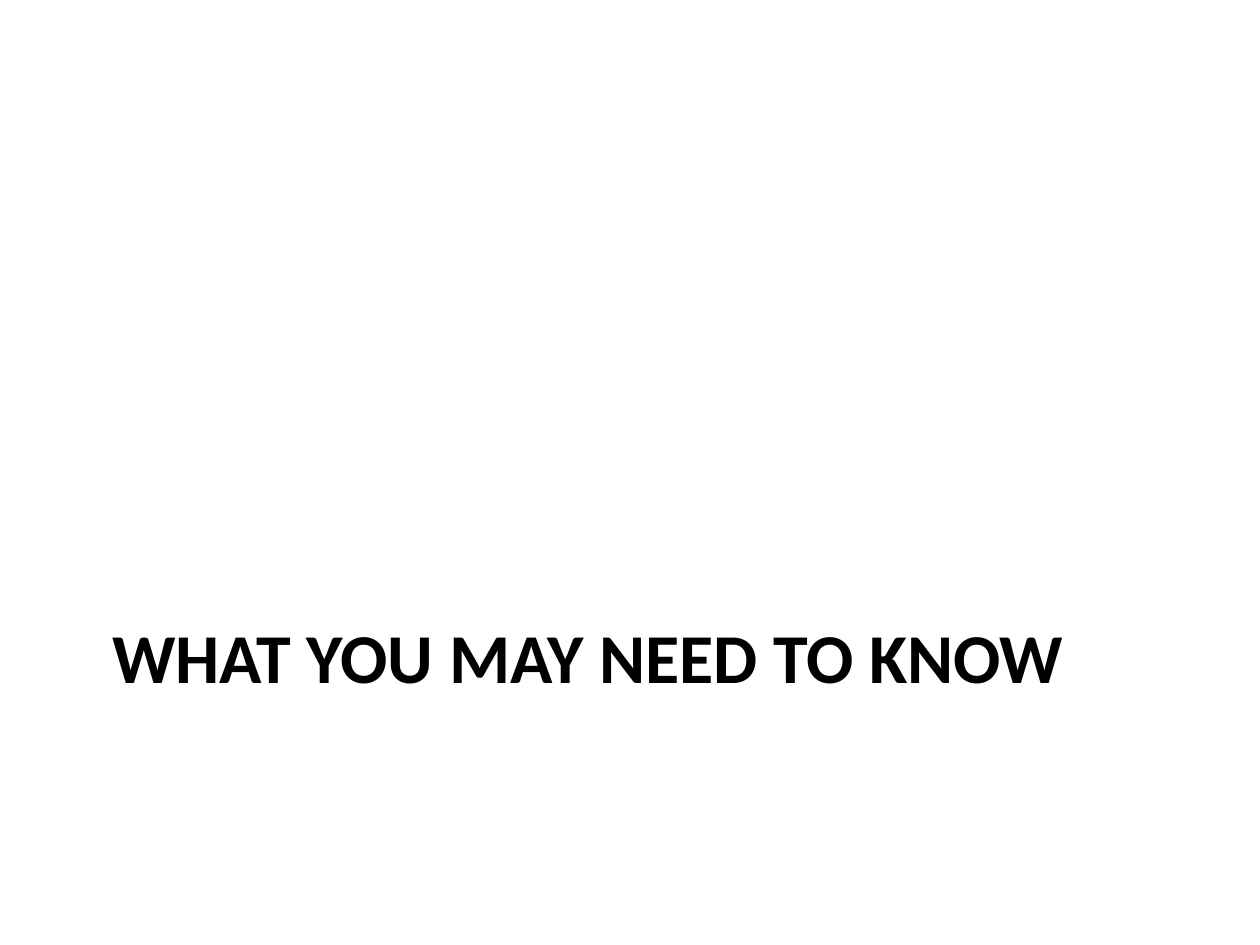
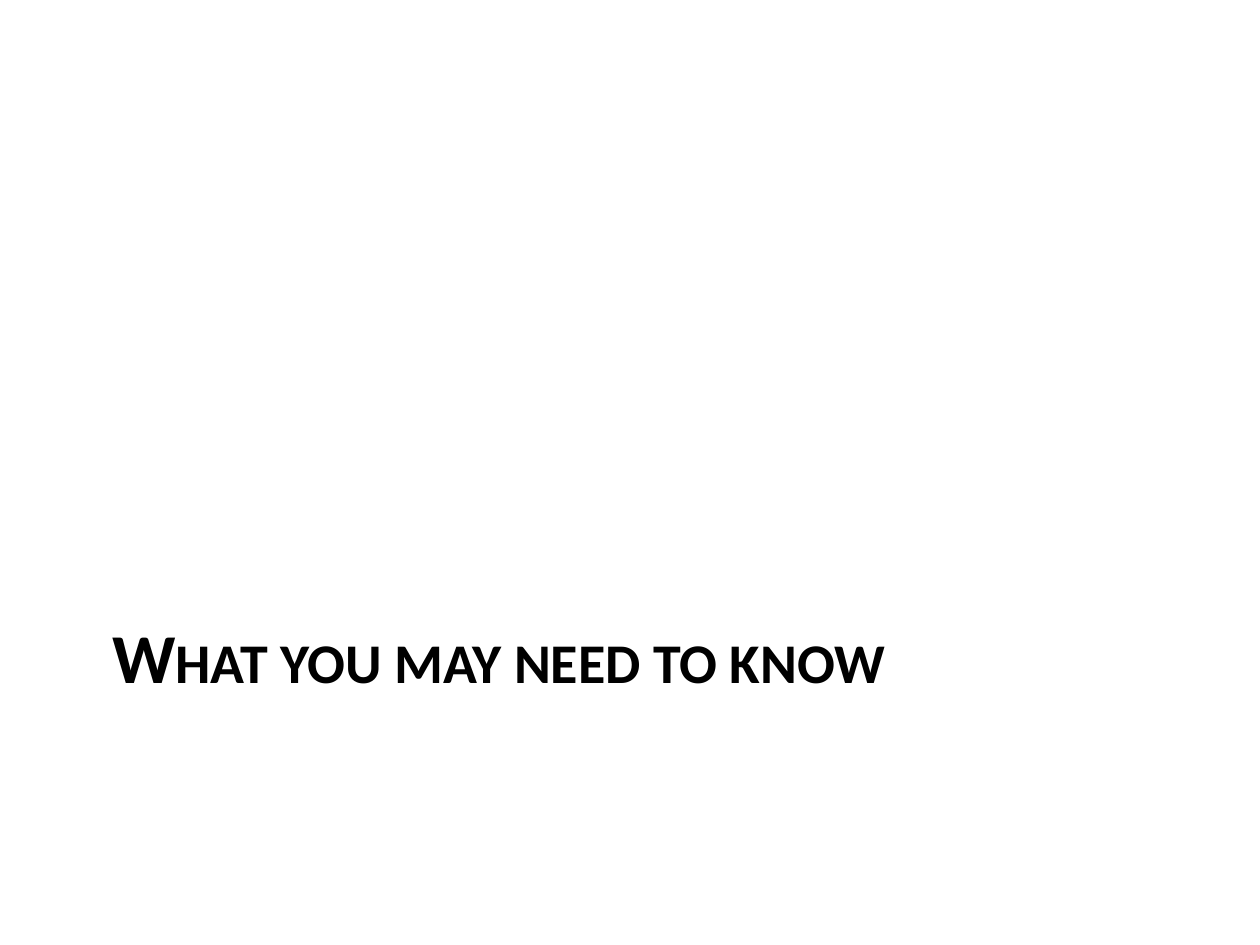
Before and after one commit to strangeloop/lambdajam2013, a slide deck: slide 3 of jams/learning/Machine Learning Jam.pptx. Drawn at 1260x945 pixels with LibreOffice and Linux fonts; fonts in the diff are those of the drawing. Boxes give left, top, right and bottom in pixels: in the first picture for what was removed or moved away, otherwise in the second. Text is boxed around its words. In the diff, an @@ line names an element or a change of style, - is before the commit and + after.

```diff
--- a/jams/learning/Machine Learning Jam.pptx
+++ b/jams/learning/Machine Learning Jam.pptx
@@ title at (280,646,885,684): text changed @@
-WHAT YOU MAY NEED TO KNOW
+What you may need to know
```
Also in this commit, not shown: 15 other slides changed, 4 slides added, 1 slide removed, 1 other file.
